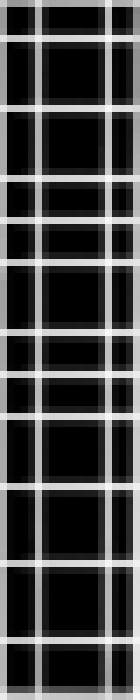
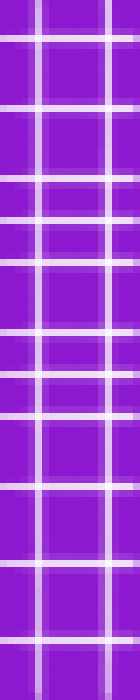
Layer changes from the first 140px x 700px image to the second:
painted on "Calque 1" over [0, 0, 140, 700]
